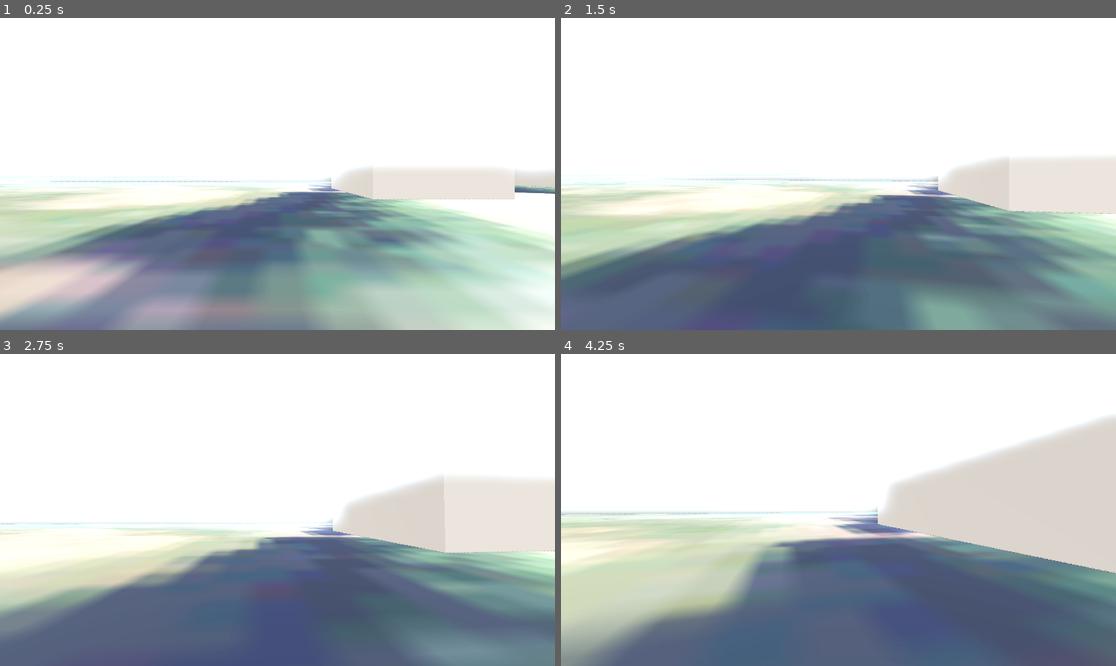
Above: before the commit, frames 1-4 (two rows, left to right).
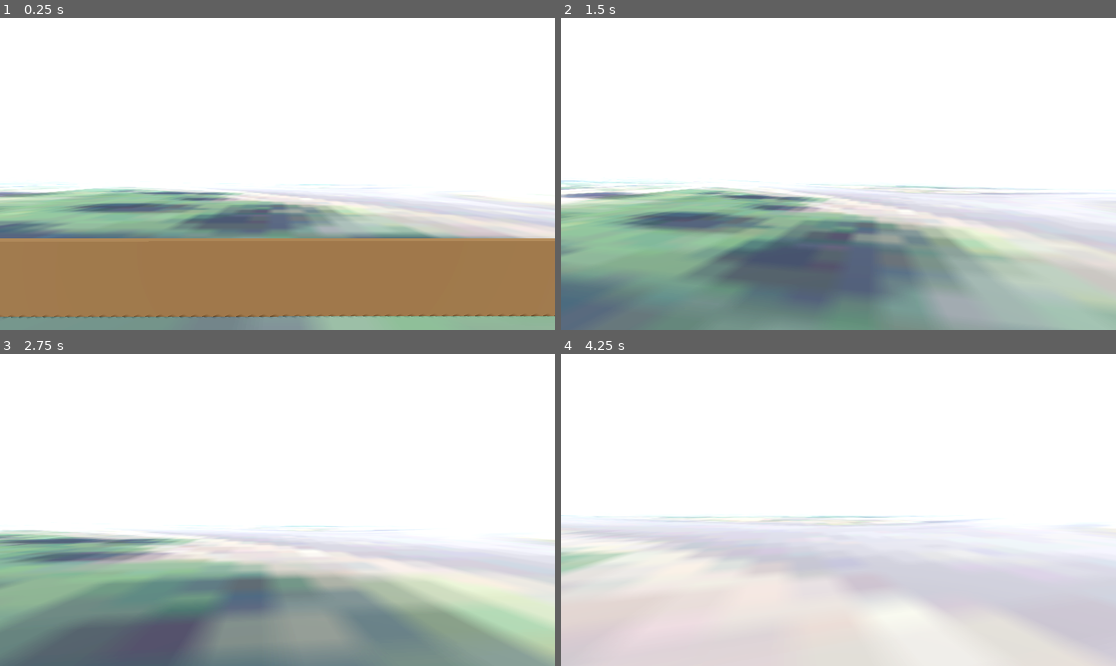
Above: after the commit, the same moments.

Repository: fsamuels/farm-explorer
Game: Godot game, scene res://scenes/main.tscn
The game is run twice, just before and just after one commit, with the same random seed, the same clock (stepped at 60 frames per second) and the same inputs.
Inputs (mouse positions are in pixels of both pictures, inside the frame that each line leads up to):
- Up to frame 1 (0.25 s): no input
- Up to frame 2 (1.5 s): move the mouse to (866, 174) at 0.52 s; hold W (move_forward) from 0.53 s (still down); tap Space (jump) at 0.77 s; move the mouse to (810, 174) at 1.27 s
- Up to frame 3 (2.75 s): keep holding W (move_forward); tap Space (jump) at 1.52 s; move the mouse to (288, 503) at 2.02 s
- Up to frame 4 (4.25 s): keep holding W (move_forward); move the mouse to (832, 516) at 2.77 s; tap Space (jump) at 3.02, 3.77 s; move the mouse to (877, 513) at 3.52 s

The runs differ from the first frame. In frame 1, 43% of the frame differs, in the area x 0-100%, y 48-100%; in frame 2, 39%; in frame 3, 40%; in frame 4, 54%, in the area x 0-100%, y 20-100%.

Commit message:
Spawn player near the Lowden-Gardena Road frontage instead of parcel center
Found the road's real geometry via OSM (Overpass, way "Lowden-Gardena
Road") and projected it into the same local coordinate frame as the
parcel boundary to find where the property actually fronts the road:
a short stretch of the east boundary edge. Spawn point moves to
roughly 15m inside that edge, clear of every building.

Co-Authored-By: Claude Sonnet 5 <noreply@anthropic.com>
Claude-Session: https://claude.ai/code/session_01EmvQK7VJAtuqzQns4SZ3Hg

Diff:
--- a/project/scenes/main.tscn
+++ b/project/scenes/main.tscn
@@ -307,7 +307,7 @@
 shape = SubResource("BoxShape3D_building_unit")
 
 [node name="Player" type="CharacterBody3D" parent="."]
-position = Vector3(0, 1, 5)
+position = Vector3(248.9, 1, -86.3)
 script = ExtResource("1_player")
 
 [node name="CollisionShape3D" type="CollisionShape3D" parent="Player"]
